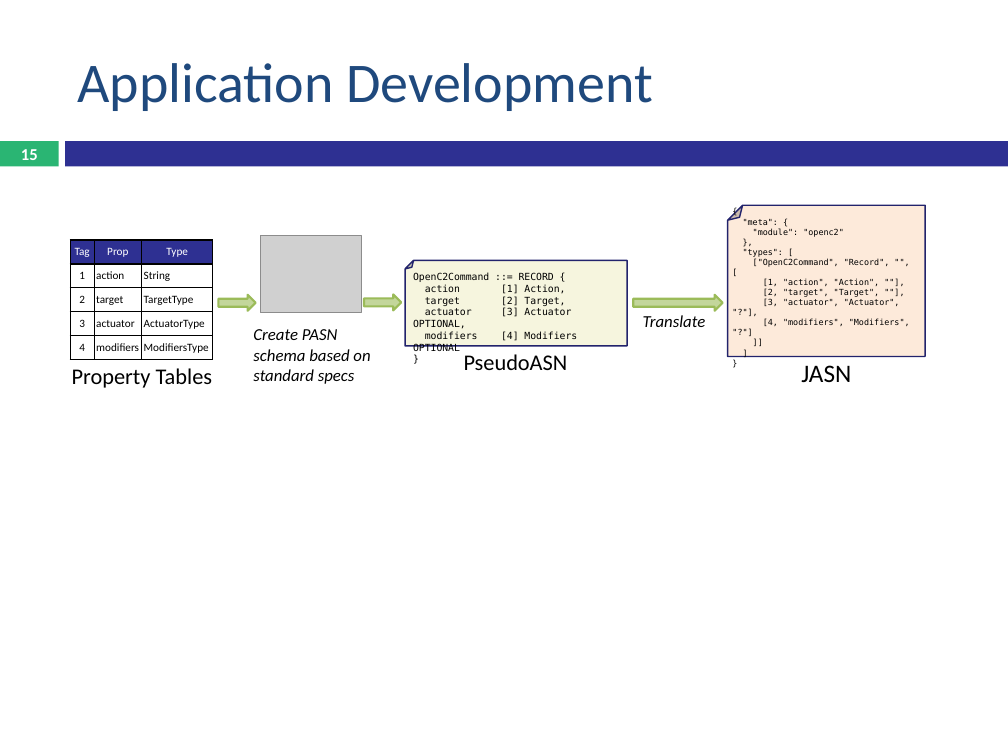
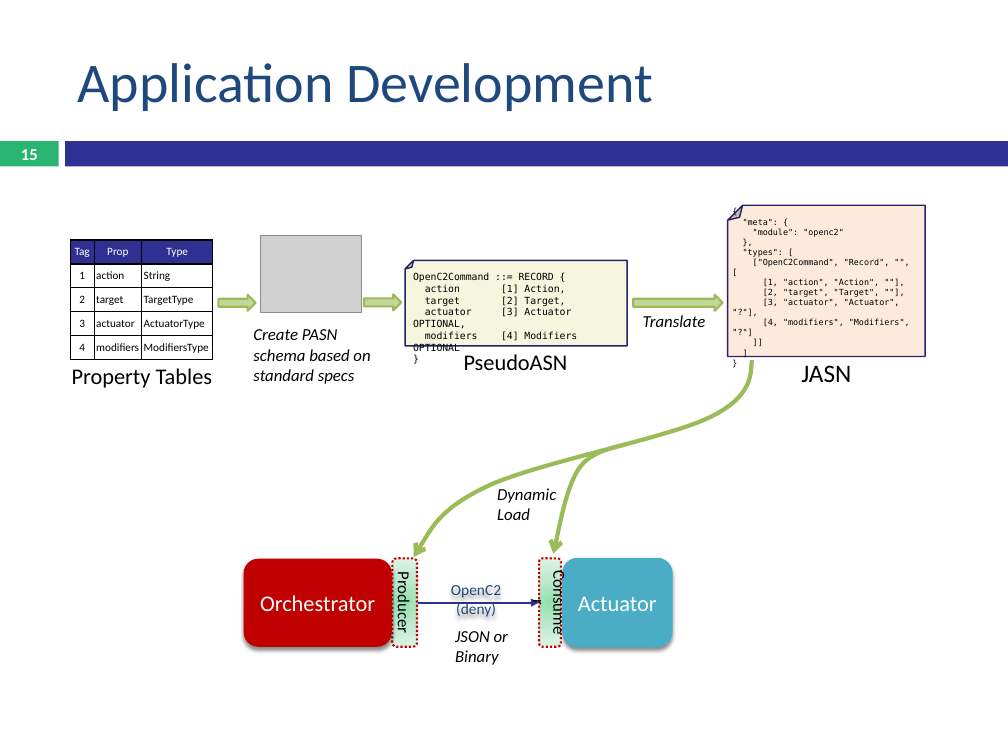
Before and after one commit to OpenC2-org/openc2-davaya, a slide deck: slide 15 of devel/OpenC2 Schema.pptx. Drawn at 1008x756 pixels with LibreOffice and Linux fonts; fonts in the diff are those of the drawing; grey boxes stand for pictures. Boxes give left, top, right and bottom in pixels: in the first picture for what was removed or moved away, otherwise in the second. Text is boxed around its words. In the diff, an @@ line names an element or a change of style, - is before the commit and + after.

Commit message:
Actuators, Next Steps

```diff
--- a/devel/OpenC2 Schema.pptx
+++ b/devel/OpenC2 Schema.pptx
@@ freeform shape added at (413, 360, 751, 556), outline #9BBB59 3 pt @@
@@ freeform shape added at (553, 445, 626, 554), outline #9BBB59 3 pt @@
@@ text added at (497, 488, 556, 520), 12 pt, text #000000, italic @@
+Dynamic Load
@@ rounded rectangle added at (244, 558, 392, 646), fill #C00000, 16 pt, text #FFFFFF @@
+Orchestrator
@@ rounded rectangle added at (392, 558, 417, 647), fill gradient #93E1B0 to #BEEACE to #E0F4E7, outline #C00000 1.5 pt dashed, 12 pt, text #000000 @@
+Producer
@@ rounded rectangle added at (539, 558, 561, 647), fill gradient #93E1B0 to #BEEACE to #E0F4E7, outline #C00000 1.5 pt dashed, 12 pt, text #000000 @@
+Consumer
@@ rounded rectangle added at (562, 558, 671, 647), fill #4BACC6, outline #4BACC6 0.79 pt, 16 pt, text #FFFFFF @@
+Actuator
@@ rounded rectangle added at (411, 584, 540, 615), 11 pt, text #1F497D @@
+OpenC2
+(deny)
@@ arrow added from (417, 603) to (539, 603), #2E3092 1.5 pt @@
@@ text added at (455, 631, 508, 665), 12 pt, text #000000, italic @@
+JSON or Binary
```
Also in this commit, not shown: 6 other slides changed.
